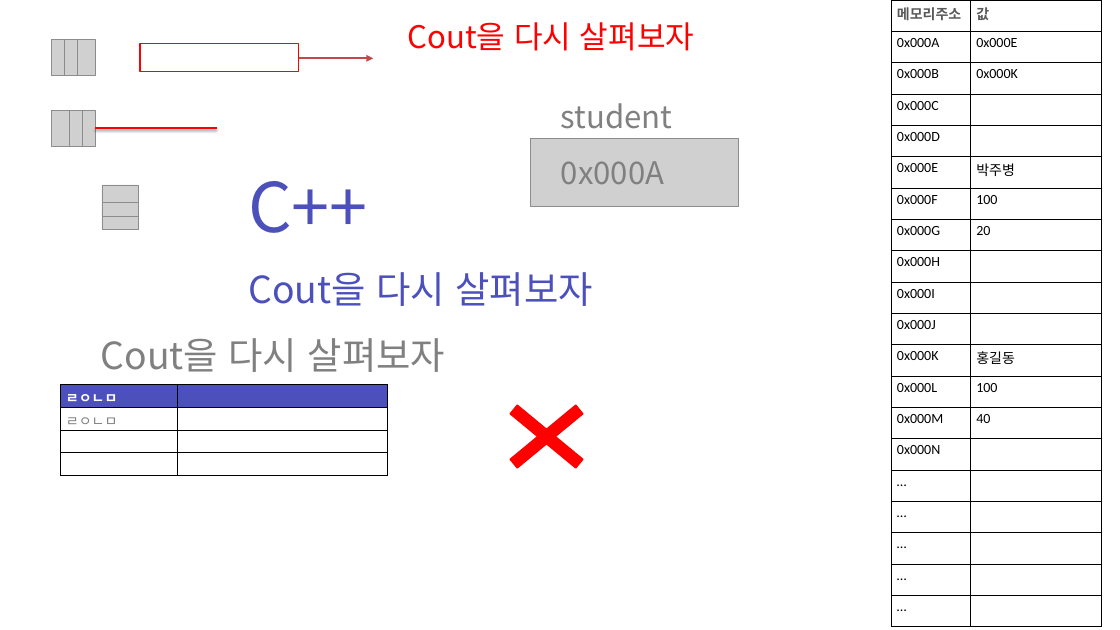
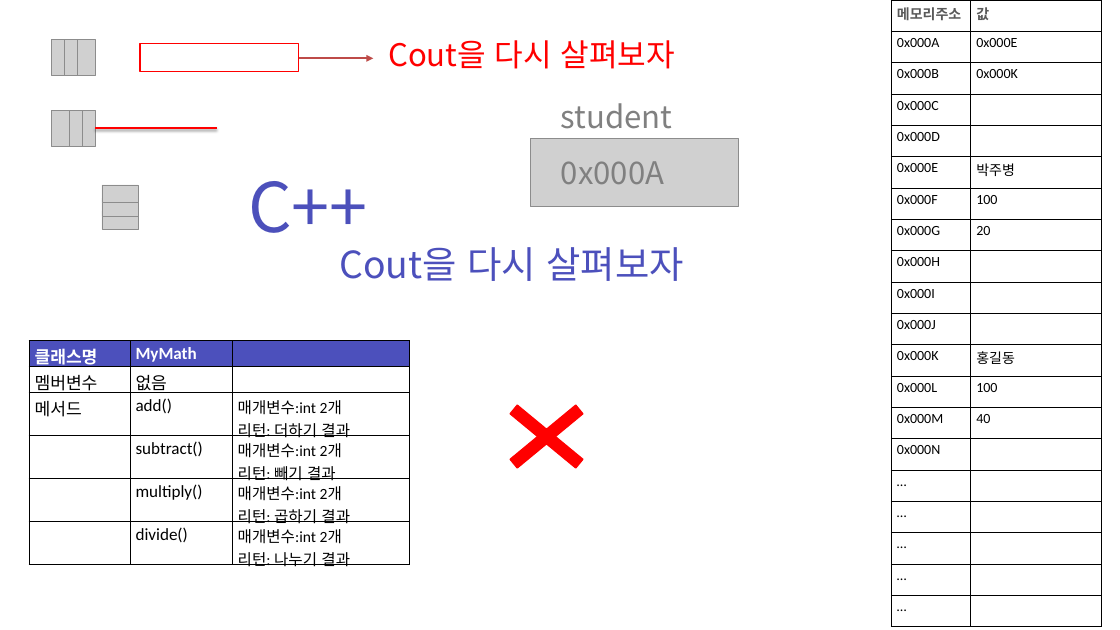
Before and after one commit to zest132/JavaLecture, a slide deck: slide 1 of JavaLecture/LectureFile/샘플.pptx. Drawn at 1120x630 pixels with LibreOffice and Linux fonts; fonts in the diff are those of the drawing; grey boxes stand for pictures. Boxes give left, top, right and bottom in pixels: in the first picture for what was removed or moved away, otherwise in the second. Text is boxed around its words. In the diff, an @@ line names an element or a change of style, - is before the commit and + after.

```diff
--- a/JavaLecture/LectureFile/샘플.pptx
+++ b/JavaLecture/LectureFile/샘플.pptx
@@ text "Cout을 다시 살펴보자": place and size @@
-text "Cout을 다시 살펴보자" at box(408, 22, 694, 51)
+text "Cout을 다시 살펴보자" at box(388, 40, 675, 69)
@@ text "Cout을 다시 살펴보자": place and size @@
-text "Cout을 다시 살펴보자" at box(248, 272, 592, 306)
+text "Cout을 다시 살펴보자" at box(339, 247, 683, 281)
@@ table added at box(29, 340, 409, 571), 6 rows, 3 columns @@
+클래스명 | MyMath | 
+멤버변수 | 없음 | 
+메서드 | add() | 매개변수:int 2개 / 리턴: 더하기 결과
+ | subtract() | 매개변수:int 2개 / 리턴: 빼기 결과
+ | multiply() | 매개변수:int 2개 / 리턴: 곱하기 결과
+ | divide() | 매개변수:int 2개 / 리턴: 나누기 결과
@@ text removed at box(101, 338, 445, 372) @@
-Cout을 다시 살펴보자
@@ table removed at box(60, 385, 388, 475), 4 rows, 2 columns @@
-ㄹㅇㄴㅁ | 
-ㄹㅇㄴㅁ | 
- | 
- | 
```
Also in this commit, not shown: 3 other files.
